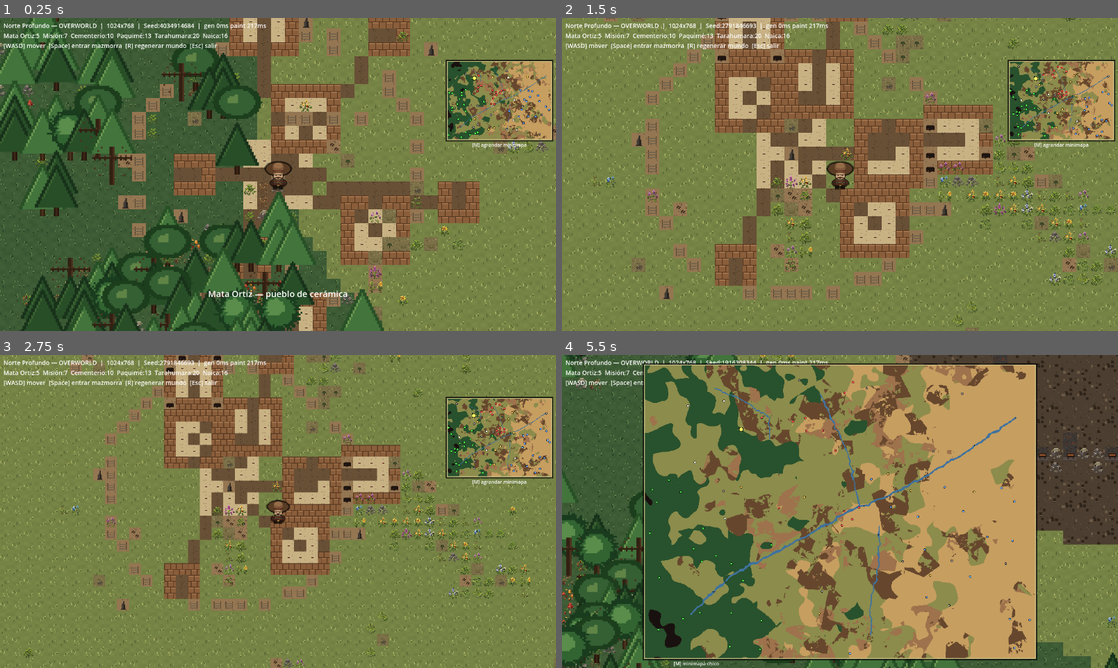
Above: before the commit, frames 1-4 (two rows, left to right).
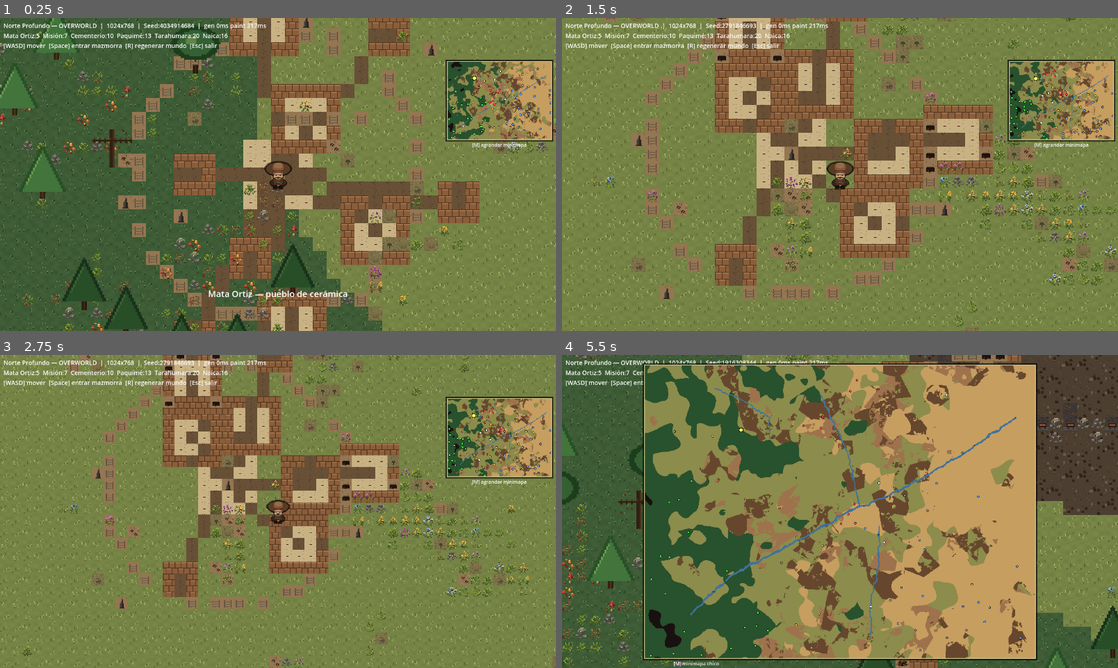
Above: after the commit, the same moments.

Repository: LF-Dguez/ludic2026polloRapi
Game: Godot game, scene res://scenes/Main.tscn
Two runs of this game, one before a commit and one after it. Both use one fixed random seed, a clock stepped at 60 frames per second and the inputs below.
Inputs (mouse positions are in pixels of both pictures, inside the frame that each line leads up to):
- Up to frame 1 (0.25 s): no input
- Up to frame 2 (1.5 s): tap Enter at 0.5 s; move the mouse to (962, 158) at 0.52 s; hold D 0.53-1.28 s; tap R at 0.6 s; tap Space at 0.77 s; move the mouse to (728, 190) at 1.27 s; hold S from 1.28 s (still down); tap Backspace at 1.35 s
- Up to frame 3 (2.75 s): tap Space at 1.52, 2 s; move the mouse to (333, 442) at 2.02 s; release S at 2.03 s; hold D from 2.03 s (still down); tap Q at 2.1 s
- Up to frame 4 (5.5 s): tap Enter at 2.75 s; move the mouse to (812, 574) at 2.77 s; release D at 2.78 s; hold W 2.78-3.53 s; tap E at 2.85 s; tap Space at 3.02, 3.77, 4.52 s; move the mouse to (1006, 558) at 3.52 s; hold A 3.53-5.03 s; tap M at 3.6 s; move the mouse to (673, 464) at 4.27 s; tap R at 4.35 s; move the mouse to (867, 511) at 5.02 s; hold S from 5.03 s (still down); tap Backspace at 5.1 s

The runs differ from the first frame. In frame 1, 16% of the frame differs, in the area x 0-100%, y 0-100%; in frame 2, 0.4%; in frame 3, 17%; in frame 4, 11%.

Commit message:
Fix: tree density, hitboxes, trunk-aligned trees
USER GOALS:
1. Demasiada densidad de árboles → reducida
2. Mejorar texturas → variants ya funcionando
3. Hitboxes perfectas

CAMBIOS:

Tree density (Overworld.gd):
- Spawn extra-roll 18% para SRC_TREES después del decor pick (antes 100%)
- _thin_trees() post-pase: Poisson-light con min-distance 3 tiles + cap 1200
- Usa spatial buckets (grid 3x3 lookup) para perf O(n) en filtrado

Hitboxes:
- Player HALF_HITBOX 10→6 (box 20x20 → 12x12, 38% del tile en vez de 62%).
  Mejor feel caminando pegado a paredes y entre obstáculos.
- Trees: sprite offset (0,-10) en source coords → trunk visualmente en el
  tile bloqueado, canopy extiende hacia el norte (player camina "debajo" del
  canopy cuando viene del norte).
- Collision sigue bloqueando solo el tile del trunk (tree_blocked_tiles).

Co-Authored-By: Claude Opus 4.7 (1M context) <noreply@anthropic.com>

Diff:
--- a/scripts/Main.gd
+++ b/scripts/Main.gd
@@ -731,8 +731,10 @@
 
 
 func _spawn_trees(w) -> void:
-	# Spawnea Sprite2D per tree, scale 4 → 128px display = 2× player.
-	# Coordina con Player.tree_blocked_tiles para colisión.
+	# Sprite2D per tree, scale 4 → 128px display (2× player).
+	# Offset visual: trunk (parte baja del sprite) cae sobre tile_pos; canopy
+	# sube/se extiende hacia el norte. Collision: bloquea el tile del trunk
+	# (tile_pos) — canopy es atravesable (player camina "debajo").
 	if _trees_big_tex == null:
 		return
 	var blocked: Dictionary = {}
@@ -745,11 +747,14 @@
 		atlas_tex.region = Rect2(t_type * TREE_SOURCE_SIZE, 0, TREE_SOURCE_SIZE, TREE_SOURCE_SIZE)
 		spr.texture = atlas_tex
 		spr.centered = true
+		# Offset Y negativo en source coords (centered=true → shifts UP del position).
+		# Source trunk en row y≈27, mitad en y=16 → shift -10 = trunk al position.
+		spr.offset = Vector2(0, -10)
 		spr.scale = Vector2(TREE_DISPLAY_SCALE, TREE_DISPLAY_SCALE)
-		# Posición en world: centro del tile (tile.x*32+16, tile.y*32+16)
+		# Posición = centro del tile del TRUNK (donde está bloqueada la colisión)
 		spr.position = Vector2(tile_pos.x * TILE_DISPLAY + TILE_DISPLAY / 2.0,
 			tile_pos.y * TILE_DISPLAY + TILE_DISPLAY / 2.0)
-		# Y-sort por z básico: árboles más al sur encima
+		# Y-sort: trees del sur por encima de trees del norte
 		spr.z_index = tile_pos.y
 		trees_container.add_child(spr)
 		blocked[tile_pos] = true
--- a/scripts/Overworld.gd
+++ b/scripts/Overworld.gd
@@ -408,9 +408,11 @@
 				var decors: Array = BIOME_DECORS[biome]
 				var idx: int = int(roll * 10000.0) % decors.size()
 				var d: Dictionary = decors[idx]
-				# Trees (SRC_TREES) → Sprite2D nodes via world.trees (NO al decor layer)
+				# Trees (SRC_TREES) → Sprite2D nodes via world.trees (NO al decor layer).
+				# Reducido a 18% spawn extra para evitar exceso (de ~45% → ~8% del bioma).
 				if d["src"] == SRC_TREES:
-					world.trees.append({"pos": Vector2i(x, y), "type": d["atlas"].x})
+					if rng.randf() < 0.18:
+						world.trees.append({"pos": Vector2i(x, y), "type": d["atlas"].x})
 				else:
 					world.set_decor(x, y, d["src"], d["atlas"])
 
@@ -418,6 +420,9 @@
 	_place_pois_chihuahua(world, rng)
 	for poi in world.pois:
 		_stamp_poi(world, poi)
+
+	# === Pase 4.5: filtrar árboles con min-distance 3 tiles + cap 1200 ===
+	_thin_trees(world, 3, 1200)
 
 	# === Pase 5: pinta tiles bridge desde world.bridges (tracking explícito) ===
 	for bp in world.bridges:
@@ -429,6 +434,47 @@
 	_ensure_dungeon_reachable(world)
 
 	return world
+
+
+# Filtra world.trees: rechaza árboles que estén muy cerca de otro ya aceptado
+# (Poisson-disk light). Cap absoluto total. Preserva diversidad espacial.
+func _thin_trees(world: World, min_dist: int, max_count: int) -> void:
+	if world.trees.is_empty():
+		return
+	var min_d2: int = min_dist * min_dist
+	# Grid bucket para acelerar lookup (cell size = min_dist)
+	var buckets: Dictionary = {}
+	var accepted: Array = []
+	for t in world.trees:
+		if accepted.size() >= max_count:
+			break
+		var tp: Vector2i = t["pos"]
+		var bx: int = tp.x / min_dist
+		var by: int = tp.y / min_dist
+		var too_close: bool = false
+		# Check 3x3 buckets alrededor
+		for dby in [-1, 0, 1]:
+			for dbx in [-1, 0, 1]:
+				var key: Vector2i = Vector2i(bx + dbx, by + dby)
+				if buckets.has(key):
+					for other in buckets[key]:
+						var op: Vector2i = other
+						var dx: int = op.x - tp.x
+						var dy: int = op.y - tp.y
+						if dx * dx + dy * dy < min_d2:
+							too_close = true
+							break
+				if too_close:
+					break
+			if too_close:
+				break
+		if not too_close:
+			accepted.append(t)
+			var bkey: Vector2i = Vector2i(bx, by)
+			if not buckets.has(bkey):
+				buckets[bkey] = []
+			buckets[bkey].append(tp)
+	world.trees = accepted
 
 
 # Flood-fill desde Mata Ortiz; si NO hay dungeon alcanzable, carve path al más cercano.
--- a/scripts/Player.gd
+++ b/scripts/Player.gd
@@ -6,7 +6,9 @@
 
 const SPEED := 240.0
 const EFFECTIVE_TILE := 32
-const HALF_HITBOX := 10
+# Hitbox player: 12x12 box (HALF=6) — más permisivo que antes (HALF=10 → 20x20)
+# para mejor feel al caminar entre obstáculos y pegado a paredes.
+const HALF_HITBOX := 6
 
 @export var sprite_path: String = "res://art/tiles/player.png"
 
